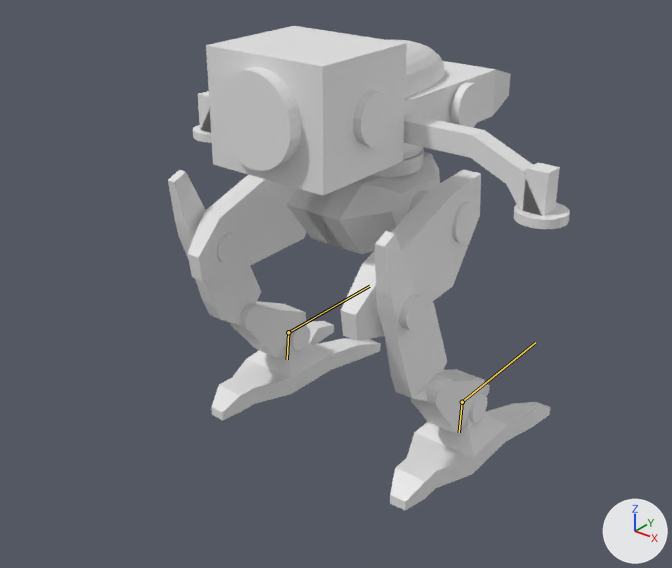
What one commit did to the Blender file Assets/FBX/Mech.blend.
Camera for both pictures: a 50 mm camera at (12.5, -17.3, 14.1) aimed at (-0.7, -0.9, 3.9). Lighting does not change. The marker at lower right points along +X, +Y and +Z. The bones that change are drawn over the model as lines.

Objects in the first picture: 'Cube', 'Cube.001', 'Cube.002', 'Hatch', 'Knee01', 'Knee02', 'Knee03', 'Leg01', 'Leg02', 'Leg03', 'Leg04', 'Pelvis', 'Sphere', 'WeaponSlot2.R'.
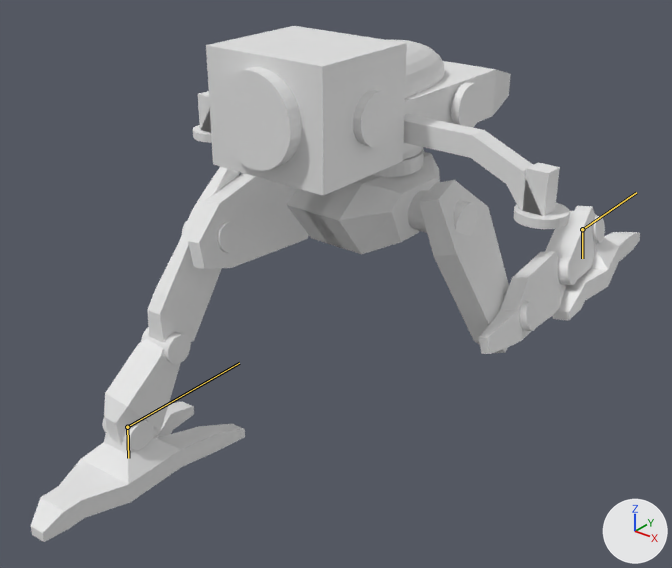
Commit message: Mech movement animation prototype

The newer file adds an action. The first version stands in its rest pose; the second is drawn at frame 25 of the action 'ArmatureAction.004'.

Boxes [x1, y1, x2, y2] around the edits, measured in the pictures (672 x 568 px):
```json
{"object": "Leg04", "change": "posed", "before": [212, 321, 550, 510], "after": [31, 206, 640, 542], "on screen": "80% wider, 77% taller"}
{"object": "Leg01", "change": "posed", "before": [187, 170, 481, 341], "after": [188, 173, 509, 353], "on screen": "9% wider"}
{"object": "Leg02", "change": "posed", "before": [168, 170, 447, 401], "after": [147, 167, 566, 354], "on screen": "50% wider, 19% shorter"}
{"object": "Leg03", "change": "posed", "before": [230, 301, 485, 434], "after": [104, 210, 597, 445], "on screen": "93% wider, 76% taller"}
{"object": "Knee02", "change": "posed", "before": [227, 303, 453, 409], "after": [141, 257, 578, 364], "on screen": "93% wider"}
{"object": "Knee01", "change": "posed", "before": [216, 233, 426, 330], "after": [182, 220, 537, 331]}
{"object": "Knee03", "change": "posed", "before": [288, 324, 487, 423], "after": [102, 216, 605, 450]}
{"bone": "Leg4.L", "before": "(288, 332) to (287, 359)", "after": "(127, 427) to (128, 458)"}
{"bone": "LegIK.L", "before": "(288, 332) to (369, 286)", "after": "(127, 427) to (239, 363)"}
{"bone": "Leg4.R", "before": "(462, 402) to (459, 432)", "after": "(582, 229) to (582, 258)"}
{"bone": "LegIK.R", "before": "(462, 402) to (535, 342)", "after": "(582, 229) to (636, 192)"}
```

Scene script edits in JSON lines:
```json
{"block": "bone_leg4_l", "where": "bone_leg4_l = bpy.data.objects['Armature'].pose.bones['Leg4.L']  # child of 'Leg3.L'"}
{"op": "set", "path": "bone_leg4_l.rotation_quaternion", "old": "(1.0, 0.0, 0.0, 0.0)", "new": "(0.711, -0.7, 0.0, -0.068)", "note": "degrees (0, 0, 0) -> degrees (-89, -5, -6)"}
{"block": "bone_legik_l", "where": "bone_legik_l = bpy.data.objects['Armature'].pose.bones['LegIK.L']"}
{"op": "set", "path": "bone_legik_l.location", "old": "(0.0, 0.0, 0.0)", "new": "(0.0, -5.85, -0.08)"}
{"block": "bone_leg4_r", "where": "bone_leg4_r = bpy.data.objects['Armature'].pose.bones['Leg4.R']  # child of 'Leg3.R'"}
{"op": "set", "path": "bone_leg4_r.rotation_quaternion", "old": "(1.0, 0.0, 0.0, 0.0)", "new": "(0.916, 0.368, -0.054, -0.149)", "note": "degrees (0, 0, 0) -> degrees (44, 1, -18)"}
{"block": "bone_legik_r", "where": "bone_legik_r = bpy.data.objects['Armature'].pose.bones['LegIK.R']"}
{"op": "set", "path": "bone_legik_r.location", "old": "(0.0, 0.0, 0.0)", "new": "(0.0, 6.14, 2.66)"}
```
